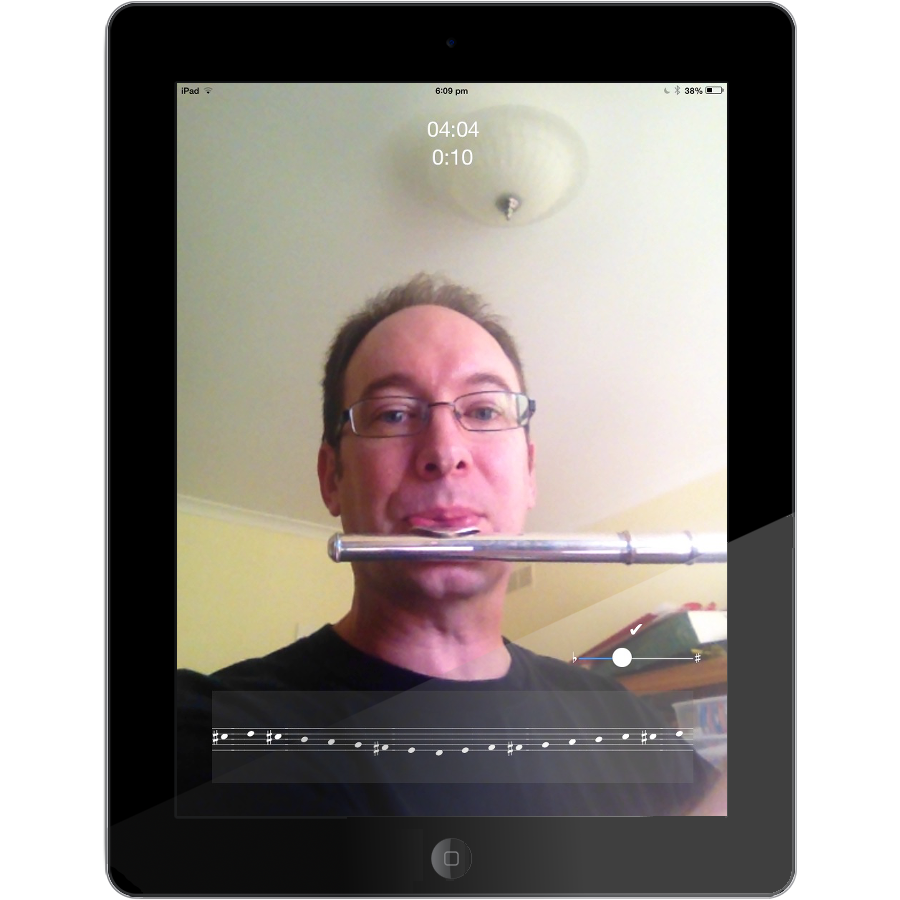
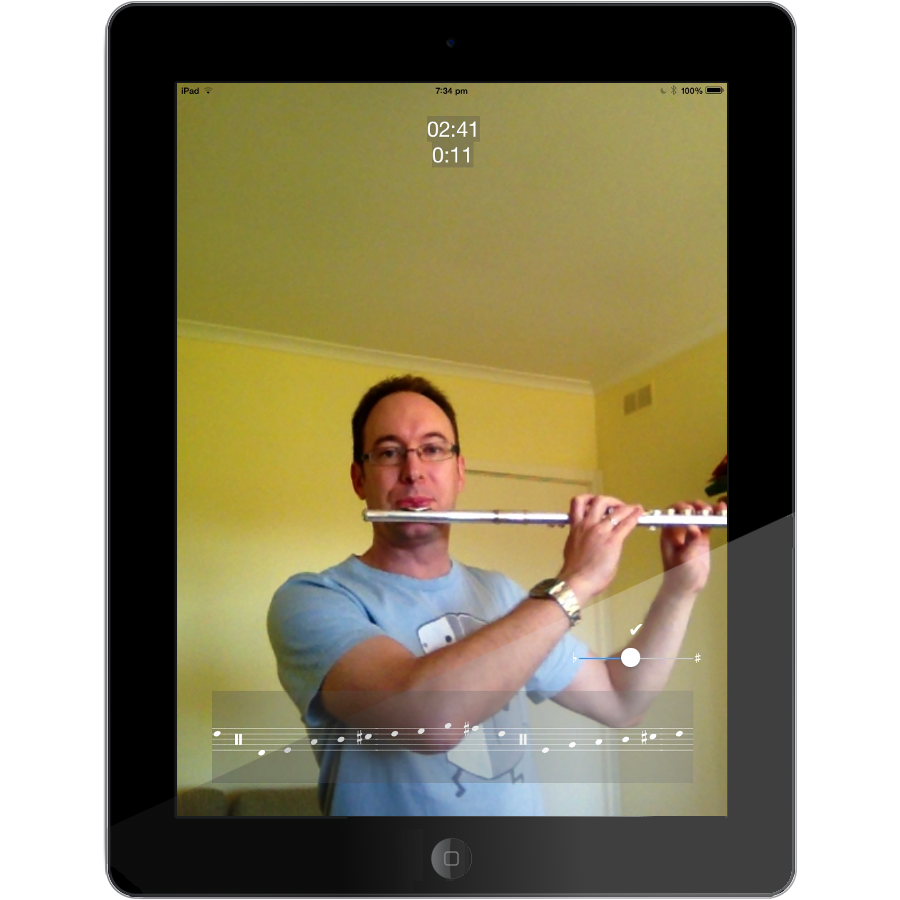
The second 900 x 900 image is a revision of the first. Changes to its layers:
renamed "Layer" to "Layer #2", painted on it over box(177, 83, 727, 816)
